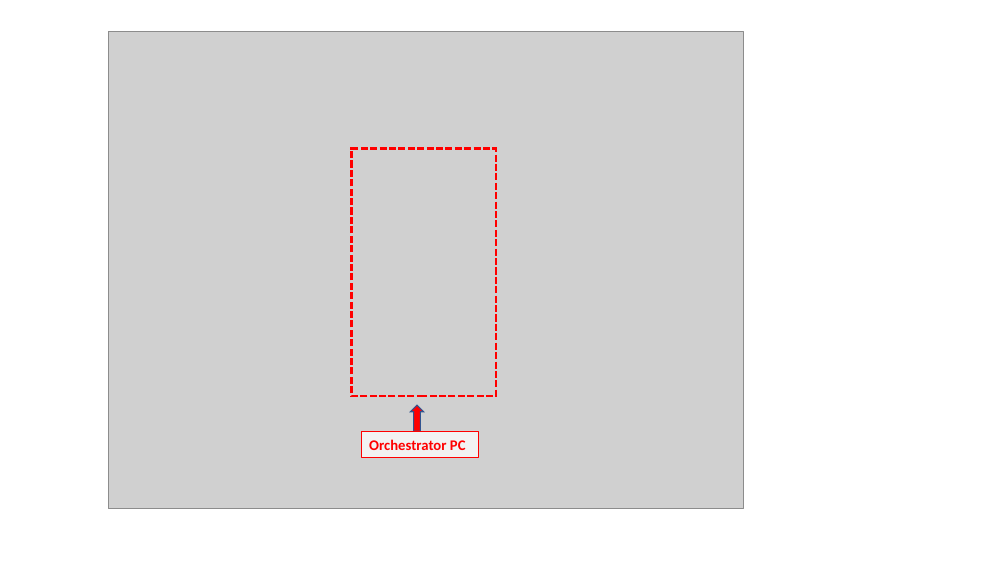
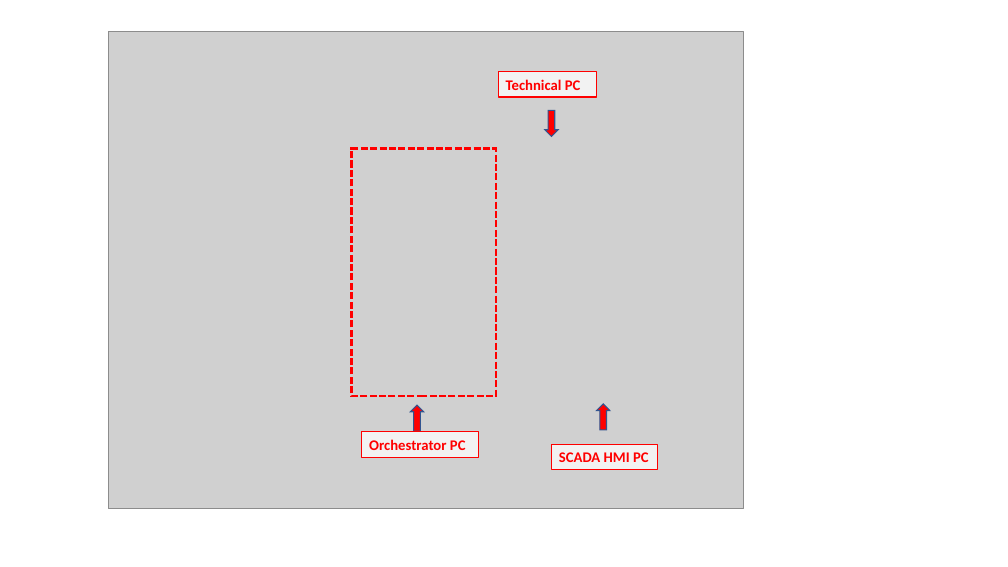
Before and after one commit to LiuYuancheng/OT_Platform_Attack_Web, a slide deck: slide 2 of doc/CSI OT 3D Platform Cyber Attack flow.pptx. Drawn at 1008x567 pixels with LibreOffice and Linux fonts; fonts in the diff are those of the drawing; grey boxes stand for pictures. Boxes give left, top, right and bottom in pixels: in the first picture for what was removed or moved away, otherwise in the second. Text is boxed around its words. In the diff, an @@ line names an element or a change of style, - is before the commit and + after.

```diff
--- a/doc/CSI OT 3D Platform Cyber Attack flow.pptx
+++ b/doc/CSI OT 3D Platform Cyber Attack flow.pptx
@@ rectangle added at bbox=[498, 72, 597, 98], fill #F2F2F2, outline #FF0000 1 pt, 14 pt, text #FF0000, bold @@
+Technical PC
@@ down arrow added at bbox=[545, 110, 559, 137], fill #FF0000, outline #325491 1 pt @@
@@ down arrow added at bbox=[597, 404, 610, 430], fill #FF0000, outline #325491 1 pt @@
@@ rectangle added at bbox=[551, 445, 658, 470], fill #F2F2F2, outline #FF0000 1 pt, 14 pt, text #FF0000, bold @@
+SCADA HMI PC
```
Also in this commit, not shown: 2 other files.
